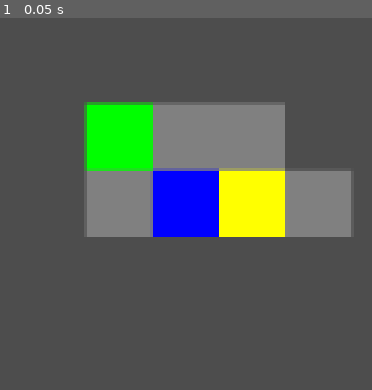
Above: before the commit, frame 1.
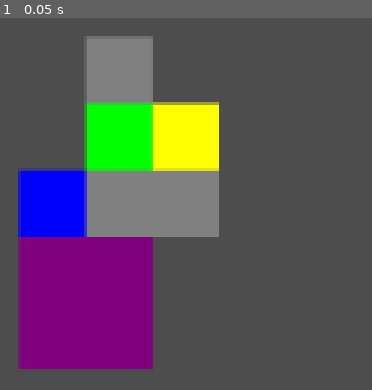
Above: after the commit, the same moment.

Repository: JohnHuber99/Black-Tower
Game: Godot game, scene res://black_tower_dungeon_map.tscn
The game is run twice, just before and just after one commit, with the same random seed, the same clock (stepped at 60 frames per second) and the same inputs.
Inputs:
- Up to frame 1 (0.05 s): no input

The runs differ from the first frame. In frame 1, 35% of the frame differs, in the area x 4-95%, y 4-95%.

Commit message:
Small Edits
Made it so that the loop continues until a valid dungeon is created.

Diff:
--- a/DungeonRooms.gd
+++ b/DungeonRooms.gd
@@ -52,19 +52,33 @@
 
 # Initializes the creation of the Dungeon Map
 func _ready():
-	generate_dungeon()
-	place_boss_room()
-	place_special_rooms()
-
-	if is_valid_dungeon():
-		print("Dungeon generated successfully!")
-	else:
-		print("Dungeon generation failed.")
-
-	# Print ASCII dungeon
+	# Generates the Seed for the Dungeon Layout that we can reuse
+	var seed_value = randi()
+	seed(seed_value)
+	print("Generate Seed : ", seed_value)
+
+	var attempts = 0
+	while true:
+		generate_dungeon()
+		#place_final_room()
+		place_boss_room()
+		place_special_rooms()
+		attempts += 1
+
+		if is_valid_dungeon():
+			print("Dungeon generated successfully after ", attempts, " attempts!")
+			break
+
+		if attempts % 100 == 0:
+			print("Still generating... Attempt: ", attempts, "\n")  # Debugging output
+			print("Unfinished Dungeon Attempt: \n")
+			print_dungeon()
+
+		if attempts == 1001:
+			break
+
+	# Call a function to draw the dungeon on screen
 	print_dungeon()
-
-	# Call a function to draw the dungeon on screen
 	draw_dungeon()
 
 func draw_dungeon():
